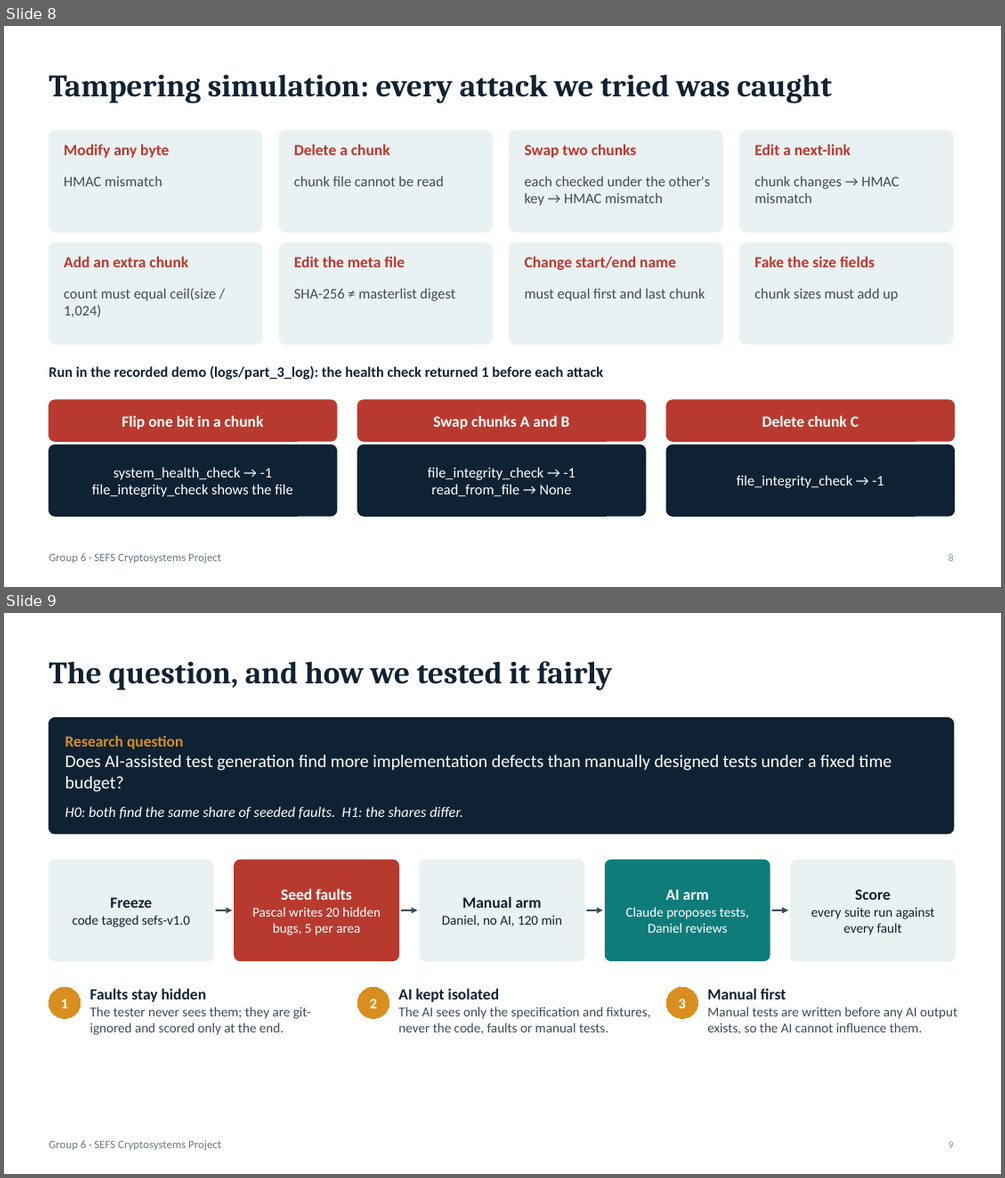
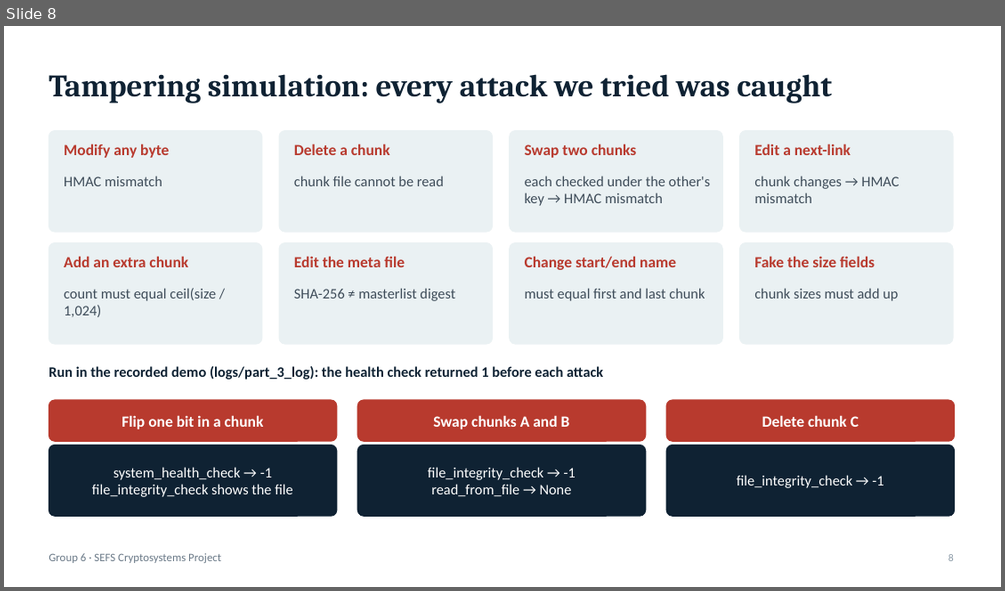
Before and after one commit to erotufelixpascal/SEFS-Cryptosystems-Assignment2, a slide deck: slides/Group 6 SEFS Summary.pptx. Shown one above the other, each under a label of ours: slides 8 and 9 before the commit, slide 8 after it. The pictures are 1005x1178 and 1005x591 pixels, drawn with LibreOffice and Linux fonts; fonts in the diff are those of the drawing. Boxes give left, top, right and bottom in pixels: in the first picture for what was removed or moved away, otherwise in the second. Text is boxed around its words. In the diff, an @@ line names an element or a change of style, - is before the commit and + after.

```diff
--- a/slides/Group 6 SEFS Summary.pptx
+++ b/slides/Group 6 SEFS Summary.pptx
@@ slide 9 removed at (x1=4, y1=613, x2=1001, y2=1174), background #FFFFFF @@
@@ text removed at (x1=48, y1=661, x2=613, y2=690) @@
-The question, and how we tested it fairly
@@ rounded rectangle removed at (x1=48, y1=718, x2=954, y2=834) @@
-Research question
-Does AI-assisted test generation find more implementation defects than manually designed tests under a fixed time budget?
-H0: both find the same share of seeded faults. H1: the shares differ.
@@ rounded rectangle removed at (x1=48, y1=860, x2=213, y2=961) @@
-Freeze
-code tagged sefs-v1.0
@@ rounded rectangle removed at (x1=235, y1=860, x2=399, y2=961) @@
-Seed faults
-Pascal writes 20 hidden bugs, 5 per area
@@ rounded rectangle removed at (x1=420, y1=860, x2=584, y2=961) @@
-Manual arm
-Daniel, no AI, 120 min
@@ rounded rectangle removed at (x1=606, y1=860, x2=769, y2=961) @@
-AI arm
-Claude proposes tests, Daniel reviews
@@ rounded rectangle removed at (x1=791, y1=860, x2=955, y2=961) @@
-Score
-every suite run against every fault
@@ arrow removed from (216, 910) to (232, 910) @@
@@ arrow removed from (401, 910) to (418, 910) @@
@@ arrow removed from (587, 910) to (603, 910) @@
@@ arrow removed from (772, 910) to (788, 910) @@
@@ ellipse removed at (x1=48, y1=987, x2=81, y2=1018) @@
-1
@@ text removed at (x1=90, y1=988, x2=311, y2=1035) @@
-Faults stay hidden
-The tester never sees them; they are git-ignored and scored only at the end.
@@ ellipse removed at (x1=357, y1=987, x2=389, y2=1018) @@
-2
@@ text removed at (x1=398, y1=988, x2=651, y2=1034) @@
-AI kept isolated
-The AI sees only the specification and fixtures, never the code, faults or manual tests.
@@ ellipse removed at (x1=666, y1=987, x2=698, y2=1018) @@
-3
@@ text removed at (x1=707, y1=988, x2=957, y2=1034) @@
-Manual first
-Manual tests are written before any AI output exists, so the AI cannot influence them.
@@ text removed at (x1=48, y1=1140, x2=221, y2=1150) @@
-Group 6 · SEFS Cryptosystems Project
@@ text removed at (x1=948, y1=1141, x2=954, y2=1148) @@
-9
```
Also in this commit, not shown: 3 slides changed, 1 slide added, 2 other files.
